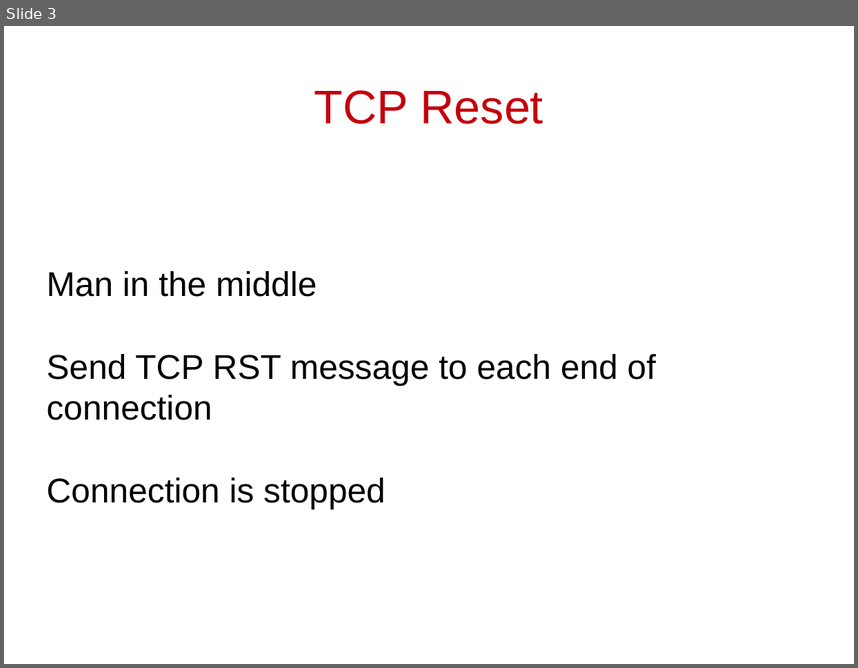
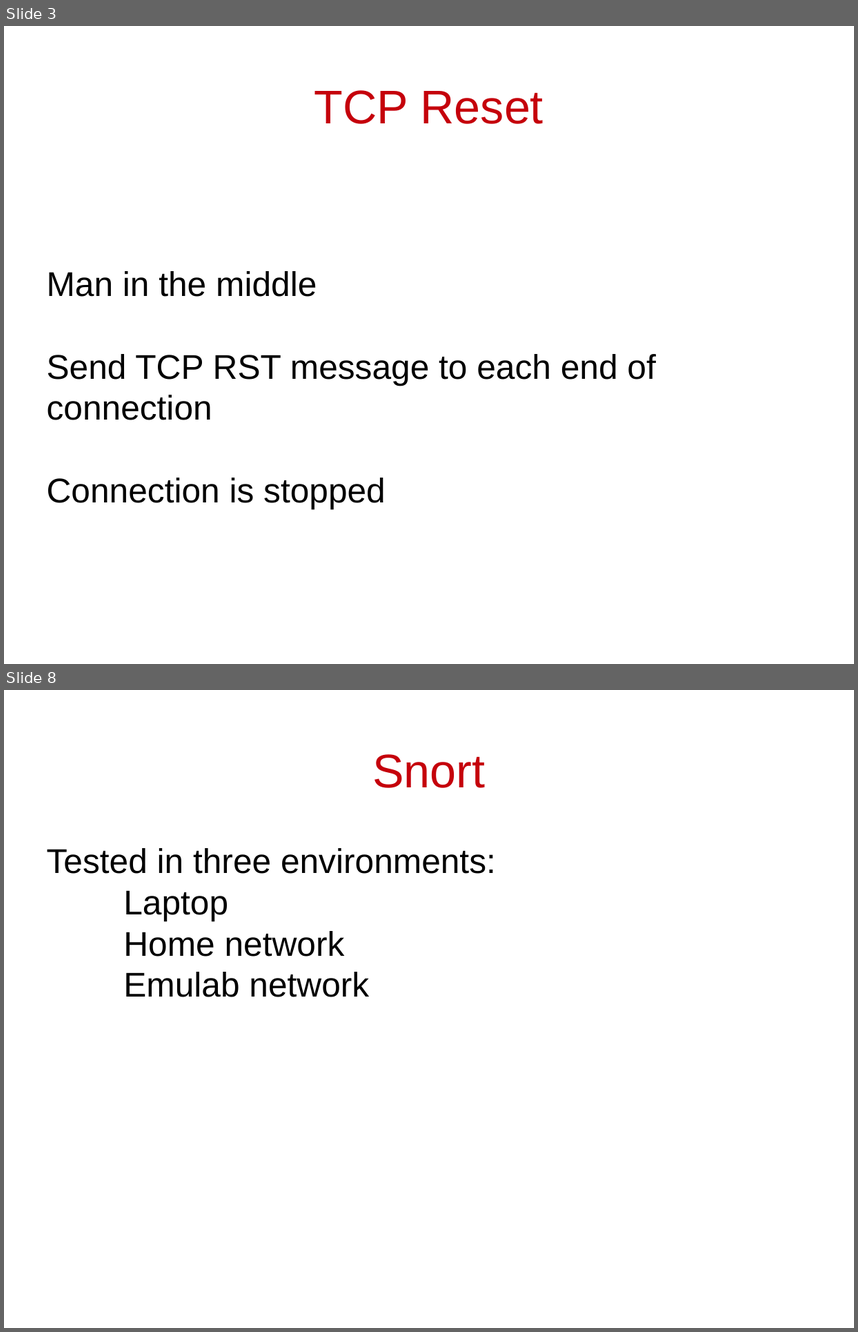
Before and after one commit to cschreiner/kindsicher, a slide deck: proj/presentation_dec09/Phil.odp. Shown one above the other, each under a label of ours: slide 3 before the commit, slides 3 and 8 after it; the slides between them are not shown. The pictures are 858x668 and 858x1332 pixels, drawn with LibreOffice and Linux fonts; fonts in the diff are those of the drawing. Boxes give left, top, right and bottom in pixels: in the first picture for what was removed or moved away, otherwise in the second. Text is boxed around its words. In the diff, an @@ line names an element or a change of style, - is before the commit and + after.

```diff
--- a/proj/presentation_dec09/Phil.odp
+++ b/proj/presentation_dec09/Phil.odp
@@ slide 8 added at (x1=4, y1=690, x2=854, y2=1328), background #FFFFFF @@
@@ title added at (x1=372, y1=754, x2=485, y2=788), 44 pt, text #C5000B @@
+Snort
@@ subtitle added at (x1=47, y1=848, x2=496, y2=997), 32 pt, text #000000 @@
+Tested in three environments:
+Laptop
+Home network
+Emulab network
```
Also in this commit, not shown: 2 slides changed, 4 other slides added, 1 slide removed.
